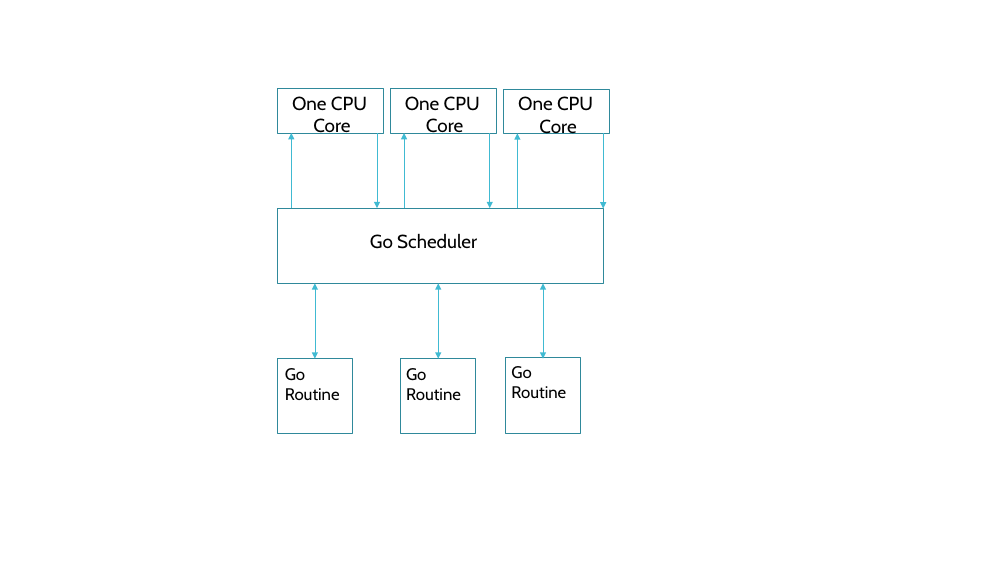
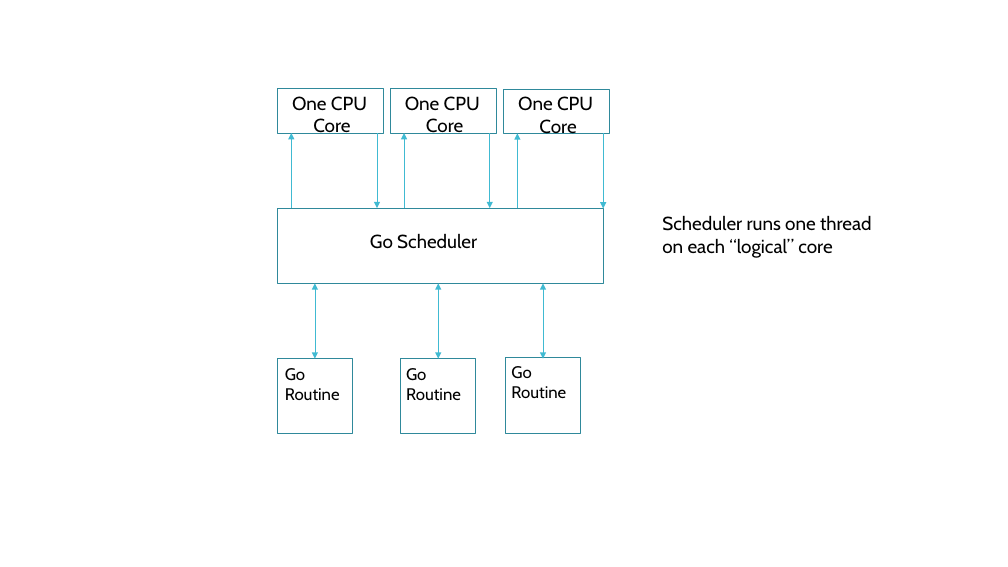
Before and after one commit to kevinlin47/Learn_Go, a slide deck: slide 3 of channels and go routines/Channels and Go Routines Part 4.pptx. Drawn at 1008x567 pixels with LibreOffice and Linux fonts; fonts in the diff are those of the drawing. Boxes give left, top, right and bottom in pixels: in the first picture for what was removed or moved away, otherwise in the second. Text is boxed around its words. In the diff, an @@ line names an element or a change of style, - is before the commit and + after.

```diff
--- a/channels and go routines/Channels and Go Routines Part 4.pptx
+++ b/channels and go routines/Channels and Go Routines Part 4.pptx
@@ text added at <box>662,215,872,258</box>, 18 pt, text #000000 @@
+Scheduler runs one thread on each “logical” core
```
Also in this commit, not shown: 1 slide added.
